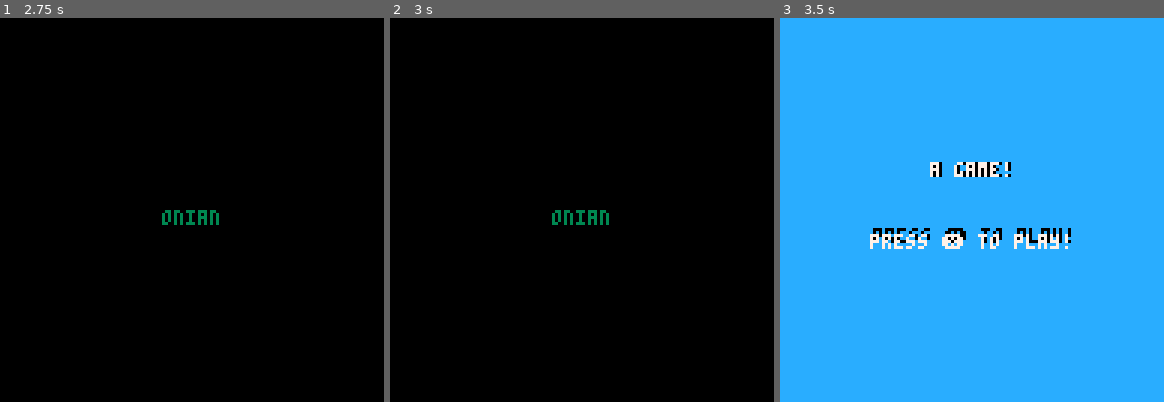
Above: before the commit, frames 1-3 (left to right).
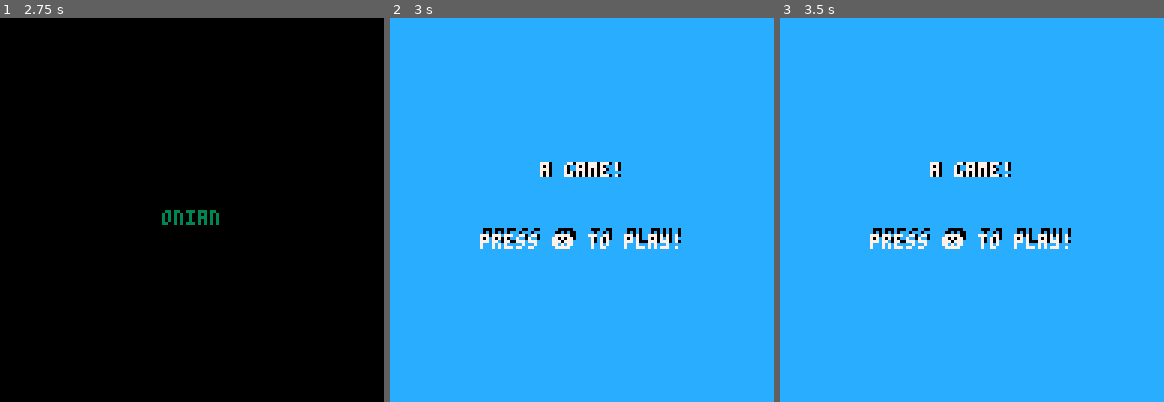
Above: after the commit, the same moments.

Repository: aadhyap/platformer
Game: PICO-8 cartridge platformer-game.p8
The game is run twice, just before and just after one commit, with the same random seed, the same clock (stepped at 60 frames per second) and the same inputs.
Inputs:
- Up to frame 1 (2.75 s): tap X (X key) at 0.33, 1.07, 1.85 s; tap O (Z key) at 0.7, 1.7, 2.1, 2.5 s; hold Right 1.6-2.1 s; hold Up 2.15-2.42 s; hold Right from 2.47 s (still down)
- Up to frame 2 (3 s): keep holding Right; tap O (Z key) at 2.9 s; tap X (X key) at 2.97 s
- Up to frame 3 (3.5 s): release Right at 3.03 s; hold Left from 3.08 s (still down); tap O (Z key) at 3.3 s

Frame 1 is identical in both runs. In frame 2, 99% of the frame differs, in the area x 0-100%, y 0-100%; in frame 3, nothing differs.

Commit message:
splash screen time change

Diff:
--- a/platformer-game.p8
+++ b/platformer-game.p8
@@ -10,10 +10,6 @@
 
 function _update()
 
-	if state == "splash" then
-		splash_update()
-
-	end
 	if state == "menu" then
 		menu_update()
 	end
@@ -337,15 +334,17 @@
   flip()
   cls(0)
  end
+
  t = 0
- while (t < 60) do
+
+ while (t < 50) do
  	color(3)
  	print("onian",54,64)
  	flip()
  	cls(0)
  	t += 1
-
  end
+
 end
 __gfx__
 00000000000000000700007007000070000000000000000000000000070007000700070000000000000000000000000000000000000000000000000000000000
